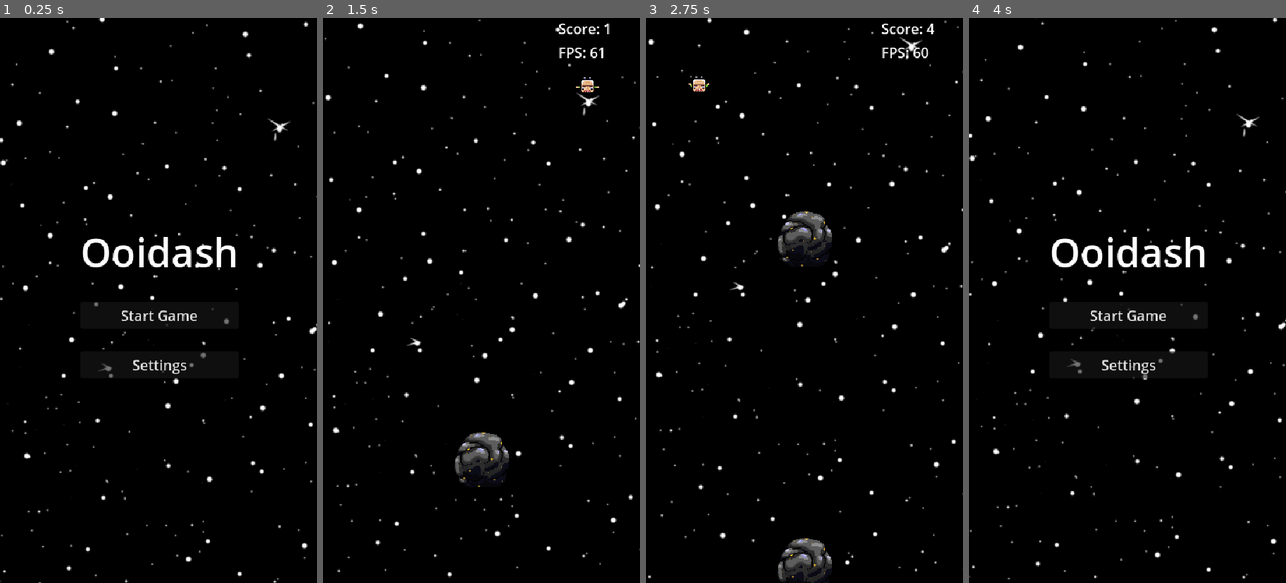
Above: before the commit, frames 1-4 (left to right).
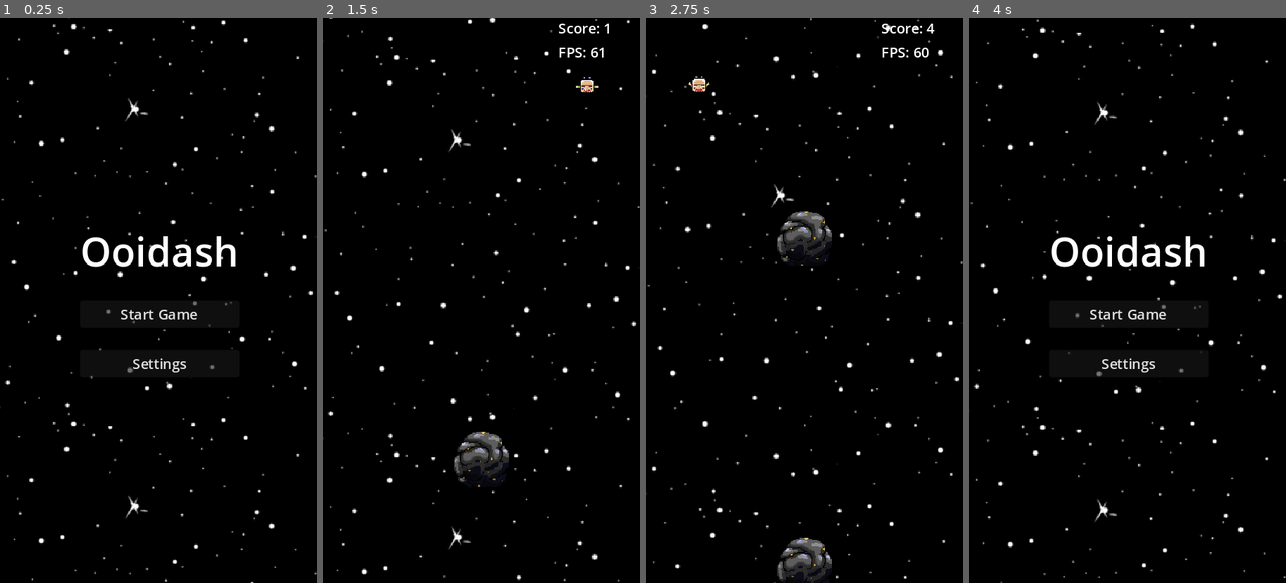
Above: after the commit, the same moments.

Repository: scarbone98/Ooidash-web-remake
Game: Godot game, scene res://main_menu.tscn
Two runs of this game, one before a commit and one after it. Both use one fixed random seed, a clock stepped at 60 frames per second and the inputs below.
Inputs (mouse positions are in pixels of both pictures, inside the frame that each line leads up to):
- Up to frame 1 (0.25 s): no input
- Up to frame 2 (1.5 s): click "Start Game" at 0.5 s; move the mouse to (551, 272) at 1.27 s; hold Right (move_right) from 1.28 s (still down); click (551, 272) at 1.35 s
- Up to frame 3 (2.75 s): move the mouse to (741, 328) at 2.02 s; release Right (move_right) at 2.03 s; hold Left (move_left) from 2.03 s (still down); click (741, 328) at 2.1 s
- Up to frame 4 (4 s): move the mouse to (1159, 176) at 2.77 s; release Left (move_left) at 2.78 s; hold Right (move_right) from 2.78 s (still down); click (1159, 176) at 2.85 s; move the mouse to (1111, 413) at 3.52 s; click (1111, 413) at 3.6 s

The runs differ from the first frame. In frame 1, 3.5% of the frame differs, in the area x 0-100%, y 0-100%; in frame 2, 3.0%; in frame 3, 3.0%; in frame 4, 3.5%.

Commit message:
Make Ooidash canvas responsive

Diff:
--- a/background.tscn
+++ b/background.tscn
@@ -1,8 +1,6 @@
-[gd_scene load_steps=11 format=3 uid="uid://do6eseojjwb88"]
+[gd_scene load_steps=9 format=3 uid="uid://do6eseojjwb88"]
 
-[ext_resource type="Texture2D" uid="uid://dq6dmi1p1k8ks" path="res://assets/sprites/test_stars.png" id="1_i8ll7"]
 [ext_resource type="PackedScene" uid="uid://byjkn4q5rpo5y" path="res://planets/earth.tscn" id="2_2k8wk"]
-[ext_resource type="Script" path="res://scripts/sliding_tiles.gd" id="2_m1m8r"]
 [ext_resource type="Script" path="res://scripts/background.gd" id="2_rgebx"]
 [ext_resource type="PackedScene" uid="uid://3pugps1l3kwu" path="res://planets/jupiter.tscn" id="3_dp0ui"]
 [ext_resource type="PackedScene" uid="uid://c0vxmngg1b65v" path="res://planets/bg_element.tscn" id="4_3x3mj"]
@@ -18,18 +16,3 @@
 planets = Array[PackedScene]([ExtResource("2_2k8wk"), ExtResource("5_gbtw7"), ExtResource("4_b0l3i"), ExtResource("3_dp0ui")])
 stars = Array[PackedScene]([ExtResource("7_mc811"), ExtResource("8_y2kvy")])
 bg_element = ExtResource("4_3x3mj")
-
-[node name="SlidingTiles" type="Node2D" parent="."]
-script = ExtResource("2_m1m8r")
-
-[node name="bg_1" type="TextureRect" parent="SlidingTiles"]
-offset_right = 800.0
-offset_bottom = 450.0
-texture = ExtResource("1_i8ll7")
-
-[node name="bg_2" type="TextureRect" parent="SlidingTiles"]
-offset_left = 800.0
-offset_top = -3.05176e-05
-offset_right = 1600.0
-offset_bottom = 450.0
-texture = ExtResource("1_i8ll7")
--- a/main_menu.tscn
+++ b/main_menu.tscn
@@ -1,7 +1,8 @@
-[gd_scene load_steps=4 format=3 uid="uid://cahul4mfylk0b"]
+[gd_scene load_steps=5 format=3 uid="uid://cahul4mfylk0b"]
 
 [ext_resource type="Script" path="res://scripts/main_menu.gd" id="1_6q5pw"]
-[ext_resource type="PackedScene" uid="uid://do6eseojjwb88" path="res://background.tscn" id="1_xwvit"]
+[ext_resource type="Script" path="res://scripts/menu_star_background.gd" id="2_32y3j"]
+[ext_resource type="Texture2D" uid="uid://dq6dmi1p1k8ks" path="res://assets/sprites/test_stars.png" id="3_5yyxf"]
 
 [sub_resource type="LabelSettings" id="LabelSettings_3gjrg"]
 font_size = 45
@@ -15,8 +16,16 @@
 grow_vertical = 2
 script = ExtResource("1_6q5pw")
 
-[node name="Background" parent="." instance=ExtResource("1_xwvit")]
-position = Vector2(408, -17)
+[node name="StarBackground" type="Control" parent="."]
+layout_mode = 1
+anchors_preset = 15
+anchor_right = 1.0
+anchor_bottom = 1.0
+grow_horizontal = 2
+grow_vertical = 2
+mouse_filter = 2
+script = ExtResource("2_32y3j")
+texture = ExtResource("3_5yyxf")
 
 [node name="VBoxContainer" type="VBoxContainer" parent="."]
 layout_mode = 1
--- a/main_scene.tscn
+++ b/main_scene.tscn
@@ -19,6 +19,8 @@
 [ext_resource type="Script" path="res://items/item_data.gd" id="14_gua6f"]
 [ext_resource type="Resource" uid="uid://b3ydba2yrwi8x" path="res://items/gem.tres" id="15_tqqae"]
 [ext_resource type="Script" path="res://scripts/item_spawner.gd" id="17_5yp1b"]
+[ext_resource type="Script" path="res://scripts/menu_star_background.gd" id="18_5hmqm"]
+[ext_resource type="Texture2D" uid="uid://dq6dmi1p1k8ks" path="res://assets/sprites/test_stars.png" id="19_hx0t2"]
 
 [sub_resource type="SpriteFrames" id="SpriteFrames_a7nqf"]
 animations = [{
@@ -38,6 +40,20 @@
 
 [node name="MainScene" type="Node2D"]
 script = ExtResource("1_oeyiv")
+
+[node name="BackgroundLayer" type="CanvasLayer" parent="."]
+layer = -100
+
+[node name="StarBackground" type="Control" parent="BackgroundLayer"]
+layout_mode = 3
+anchors_preset = 15
+anchor_right = 1.0
+anchor_bottom = 1.0
+grow_horizontal = 2
+grow_vertical = 2
+mouse_filter = 2
+script = ExtResource("18_5hmqm")
+texture = ExtResource("19_hx0t2")
 
 [node name="Background" parent="." instance=ExtResource("10_qff6e")]
 position = Vector2(212, -331)
--- a/project.godot
+++ b/project.godot
@@ -28,8 +28,8 @@
 window/size/window_width_override=1080
 window/size/window_height_override=1920
 window/stretch/mode="canvas_items"
-window/stretch/aspect="keep_height"
-window/stretch/scale_mode="integer"
+window/stretch/aspect="expand"
+window/stretch/scale_mode="fractional"
 window/handheld/orientation=1
 
 [global_group]
--- /dev/null
+++ b/scripts/menu_star_background.gd
@@ -0,0 +1,37 @@
+extends Control
+
+@export var texture: Texture2D
+@export var scroll_speed: Vector2 = Vector2(0, 50)
+
+var offset: Vector2 = Vector2.ZERO
+
+func _ready() -> void:
+	mouse_filter = Control.MOUSE_FILTER_IGNORE
+	resized.connect(queue_redraw)
+
+func _process(delta: float) -> void:
+	if texture == null:
+		return
+
+	var tile_size = texture.get_size()
+	offset += scroll_speed * delta
+	offset.x = fposmod(offset.x, tile_size.x)
+	offset.y = fposmod(offset.y, tile_size.y)
+	queue_redraw()
+
+func _draw() -> void:
+	if texture == null:
+		return
+
+	var tile_size = texture.get_size()
+	if tile_size.x <= 0 or tile_size.y <= 0:
+		return
+
+	var start = Vector2(offset.x - tile_size.x, offset.y - tile_size.y)
+	var columns = int(ceil(size.x / tile_size.x)) + 2
+	var rows = int(ceil(size.y / tile_size.y)) + 2
+
+	for x in range(columns):
+		for y in range(rows):
+			var tile_position = start + Vector2(x * tile_size.x, y * tile_size.y)
+			draw_texture_rect(texture, Rect2(tile_position, tile_size), false)
--- a/scripts/sliding_tiles.gd
+++ /dev/null
@@ -1,56 +0,0 @@
-extends Node2D
-
-@export var slide_speed: float = 50  # Speed of the background sliding
-@export var slide_direction: Vector2 = Vector2.LEFT  # Direction of the slide (LEFT, RIGHT, UP, DOWN)
-
-@onready var bg_1: TextureRect = $bg_1
-@onready var bg_2: TextureRect = $bg_2
-
-@export var planets: Array[Node2D] = []
-
-var camera: Camera2D
-var texture_size: Vector2
-
-func _ready() -> void:
-	camera = get_viewport().get_camera_2d()  # Get the currently active Camera2D
-
-	# Assuming both bg_1 and bg_2 have the same texture and size
-	texture_size = bg_1.texture.get_size()
-
-	# Position bg_2 right after bg_1
-	if slide_direction == Vector2.LEFT or slide_direction == Vector2.RIGHT:
-		bg_2.position.x = bg_1.position.x + texture_size.x
-	else:
-		bg_2.position.y = bg_1.position.y + texture_size.y
-
-func _process(delta: float) -> void:
-	# Move both backgrounds in the desired direction
-	bg_1.position += slide_direction * slide_speed * delta
-	bg_2.position += slide_direction * slide_speed * delta
-
-	# If the backgrounds move out of view, loop them around to the other side
-	if slide_direction == Vector2.LEFT or slide_direction == Vector2.RIGHT:
-		# Loop bg_1
-		if slide_direction == Vector2.LEFT and bg_1.position.x <= -texture_size.x:
-			bg_1.position.x = bg_2.position.x + texture_size.x
-		elif slide_direction == Vector2.RIGHT and bg_1.position.x >= texture_size.x:
-			bg_1.position.x = bg_2.position.x - texture_size.x
-
-		# Loop bg_2
-		if slide_direction == Vector2.LEFT and bg_2.position.x <= -texture_size.x:
-			bg_2.position.x = bg_1.position.x + texture_size.x
-		elif slide_direction == Vector2.RIGHT and bg_2.position.x >= texture_size.x:
-			bg_2.position.x = bg_1.position.x - texture_size.x
-
-	elif slide_direction == Vector2.UP or slide_direction == Vector2.DOWN:
-		# Loop bg_1
-		if slide_direction == Vector2.UP and bg_1.position.y <= -texture_size.y:
-			bg_1.position.y = bg_2.position.y + texture_size.y
-		elif slide_direction == Vector2.DOWN and bg_1.position.y >= texture_size.y:
-			bg_1.position.y = bg_2.position.y - texture_size.y
-
-		# Loop bg_2
-		if slide_direction == Vector2.UP and bg_2.position.y <= -texture_size.y:
-			bg_2.position.y = bg_1.position.y + texture_size.y
-		elif slide_direction == Vector2.DOWN and bg_2.position.y >= texture_size.y:
-			bg_2.position.y = bg_1.position.y - texture_size.y
Not shown, changed: assets/icons/mute.png.import
Not shown, changed: assets/icons/speaker.png.import
Not shown, changed: assets/sprites/3829rock.png.import
Not shown, changed: assets/sprites/6416diamond.png.import
Not shown, changed: assets/sprites/background.jpg.import
Not shown, changed: assets/sprites/background.png.import
Not shown, changed: assets/sprites/comet.png.import
Not shown, changed: assets/sprites/earth.png.import
Not shown, changed: assets/sprites/invinc.png.import
Not shown, changed: assets/sprites/jump1.png.import
Not shown, changed: assets/sprites/jump2.png.import
Not shown, changed: assets/sprites/jupiter.png.import
(and 32 more such lines)
